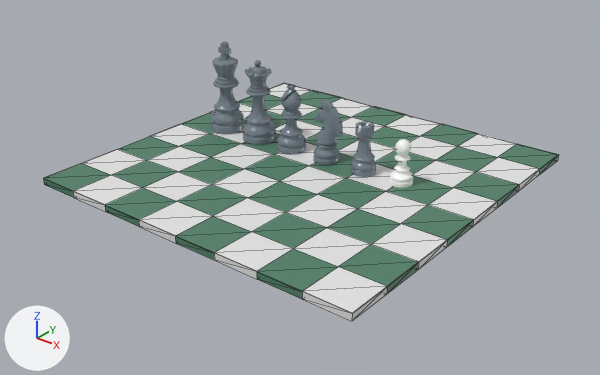
The glTF model assets/scene.glb as it was, and as the next commit left it.
Camera for both pictures: a 50 mm camera at (10.2, -13.06, 7.5) aimed at (0.22, -0.59, -0.23). Arrows for +X, +Y and +Z are at lower left; the lights stay in place. The picture after the commit comes second. Mesh edges are drawn as thin lines on the coarser meshes. Where no turn or scale is listed for an object, it has been applied to the vertices.

The first picture shows 'Bishop', 'Board', 'King', 'Knight', 'Pawn', 'Queen', 'Rook'.
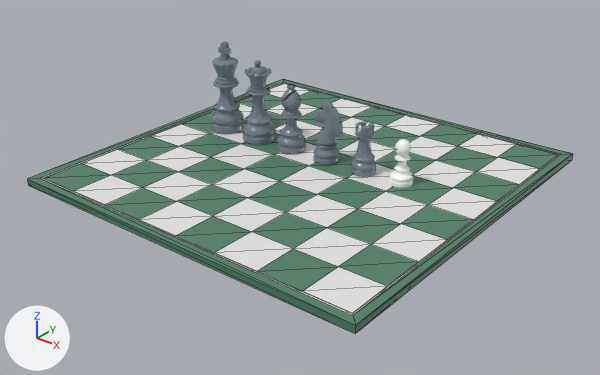
Boxes [x1, y1, x2, y2] around the edits, measured in the pictures (600 x 375 px):
'Border', added
    after: [27, 79, 573, 334]
    faces in mat_square_black (green #518169): [27, 79, 573, 334]
    faces in mat_square_white (white #e7e7e7): [41, 82, 561, 315]

Edits to the bpy script that builds the scene:
```text
Add me_border_mesh:
    me_border_mesh.from_pydata(...)  # 24 vertices, 40 faces; spans x -4.23..4.23, y -4.23..4.23, z -0.16..0.0
    # faces by material slot: [32, 8]
    me_border_mesh.materials.append(mat_square_black)  # green #518169
    me_border_mesh.materials.append(mat_square_white)  # white #e7e7e7
Add ob_border:
    ob_border = bpy.data.objects.new('Border', me_border_mesh)
    ob_border.location = (0.0, 0.0, 0.0)
```
